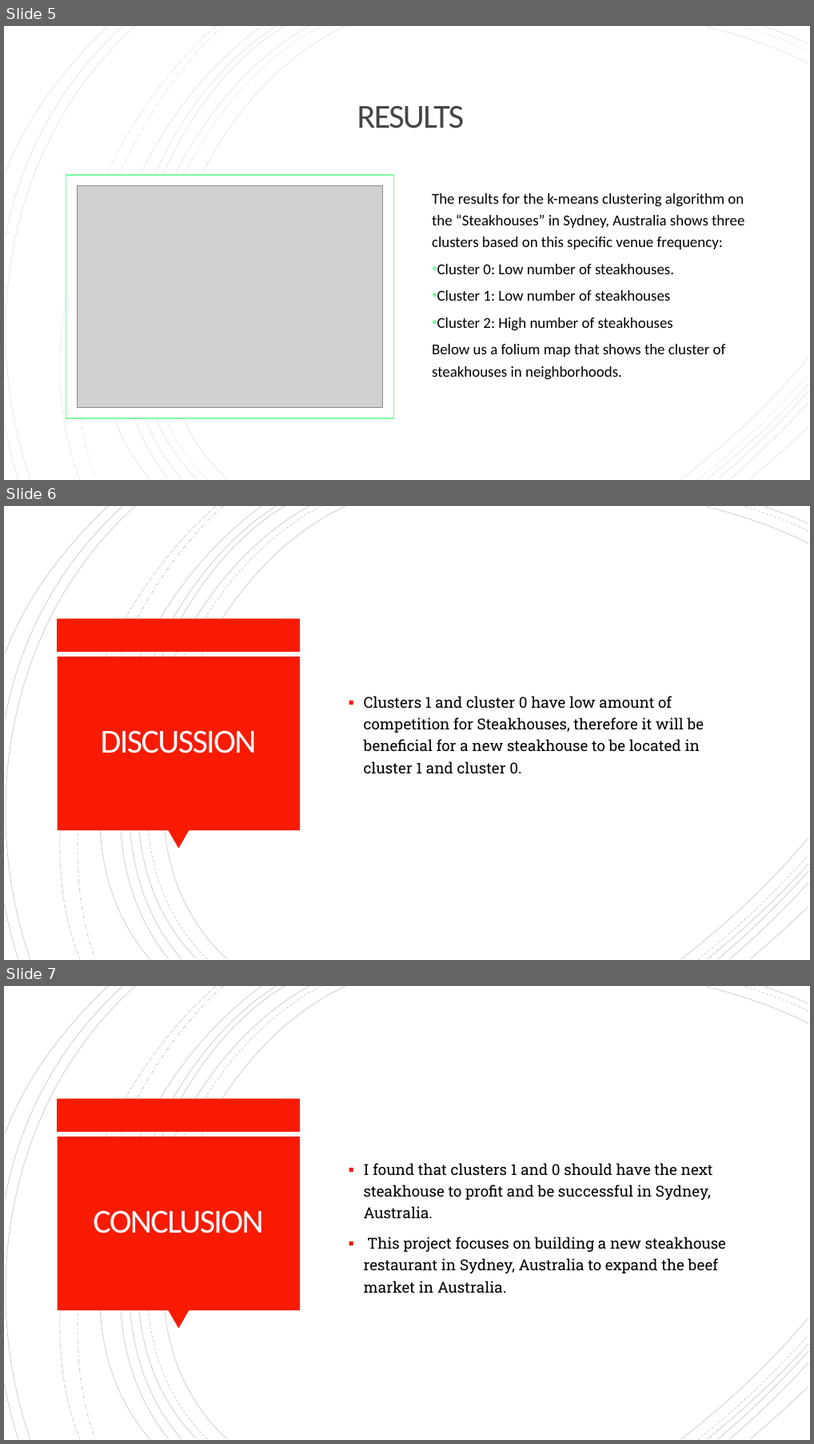
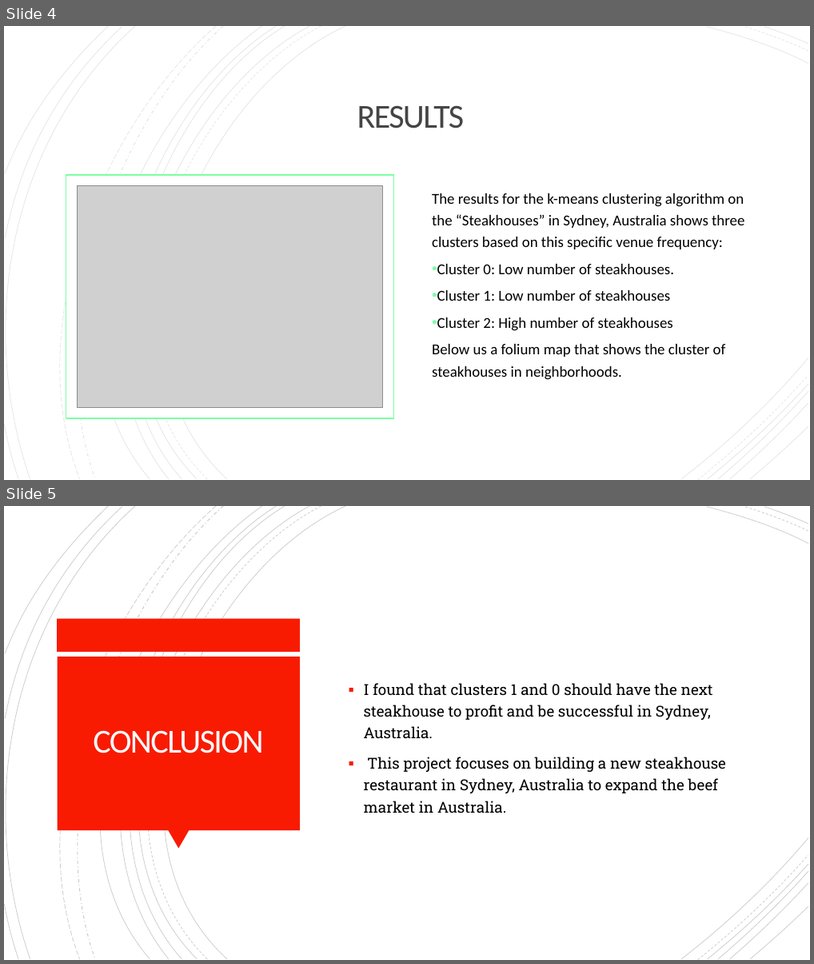
Before and after one commit to SsanyaS14/Steakhouses-Capstone, a slide deck: CAPSTONE PREZ.pptx. Shown one above the other, each under a label of ours: slides 5, 6 and 7 before the commit, slides 4 and 5 after it. The pictures are 814x1444 and 814x964 pixels, drawn with LibreOffice and Linux fonts; fonts in the diff are those of the drawing; grey boxes stand for pictures. Boxes give left, top, right and bottom in pixels: in the first picture for what was removed or moved away, otherwise in the second. Text is boxed around its words. In the diff, an @@ line names an element or a change of style, - is before the commit and + after.

```diff
--- a/CAPSTONE PREZ.pptx
+++ b/CAPSTONE PREZ.pptx
@@ slide 6 removed at (4, 506, 810, 960), background #FFFFFF; not listed: 24 template elements that a slide beside it also shows @@
@@ text removed at (364, 696, 705, 773) @@
-▪ Clusters 1 and cluster 0 have low amount of competition for Steakhouses, therefore it will be beneficial for a new steakhouse to be located in cluster 1 and cluster 0.
@@ title removed at (101, 730, 257, 753) @@
-DISCUSSION
@@ what was slide 5 is now slide 4 @@
@@ what was slide 7 is now slide 5 @@
```
Also in this commit, not shown: 2 slides changed, 1 other slide removed.
